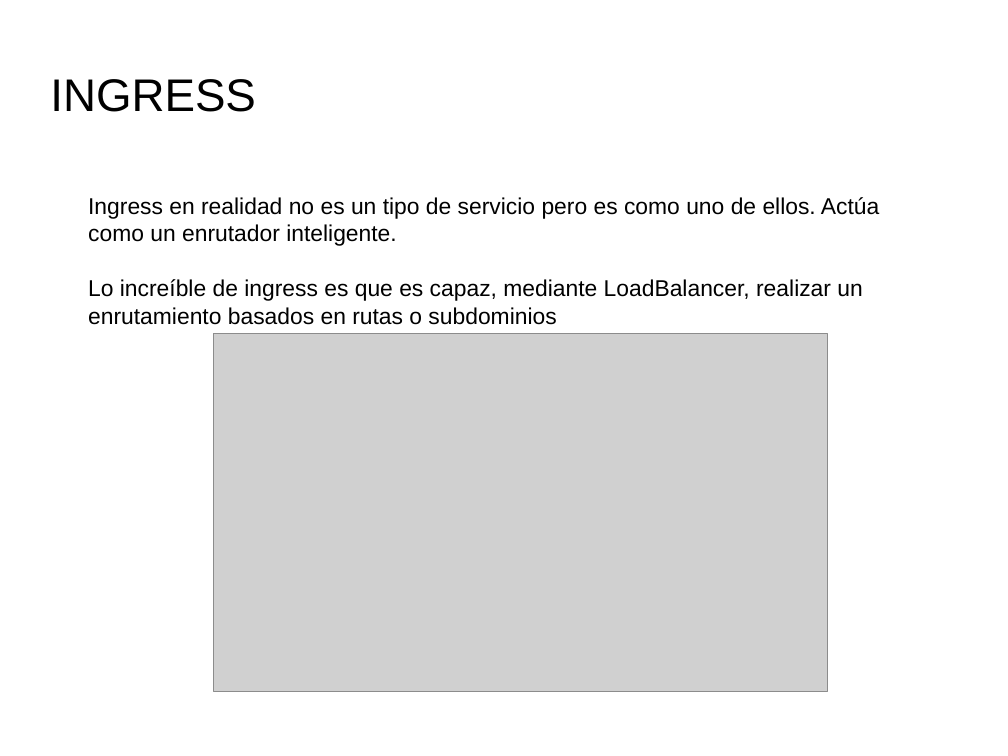
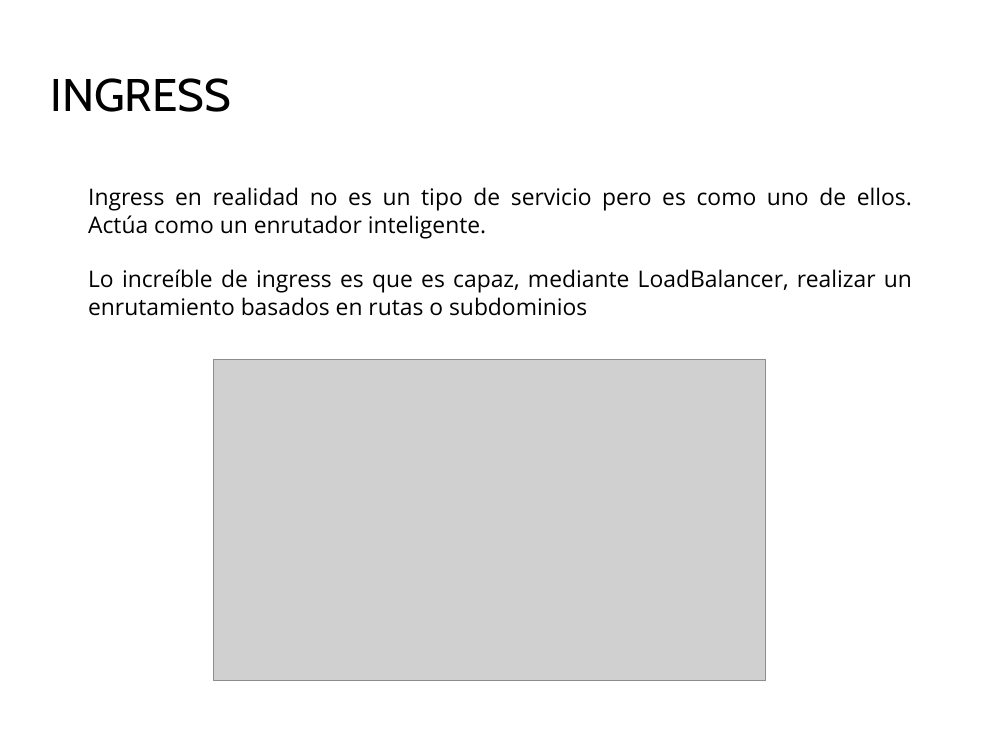
Before and after one commit to Juanjosegongora/kubernetes, a slide deck: slide 13 of proyecto_kubernetes.odp (slide 12 before the commit). Drawn at 1008x756 pixels with LibreOffice and Linux fonts; fonts in the diff are those of the drawing; grey boxes stand for pictures; background and template pictures are left out. Boxes give left, top, right and bottom in pixels: in the first picture for what was removed or moved away, otherwise in the second. Text is boxed around its words. In the diff, an @@ line names an element or a change of style, - is before the commit and + after.

```diff
--- a/proyecto_kubernetes.odp
+++ b/proyecto_kubernetes.odp
@@ title "INGRESS" at box(50, 78, 231, 112): font Arial to Cabin @@
@@ text "Ingress en realidad no es ...": place and size @@
-text "Ingress en realidad no es ..." at box(88, 197, 879, 325)
+text "Ingress en realidad no es ..." at box(88, 187, 912, 316)
@@ text "Ingress en realidad no es ..." at box(88, 187, 912, 316): font Arial to Open Sans; alignment left to justified @@
@@ picture: place and size @@
-picture at box(213, 334, 828, 692)
+picture at box(213, 359, 767, 681)
```
Also in this commit, not shown: 7 other slides changed, 2 slides added, 1 slide removed.
